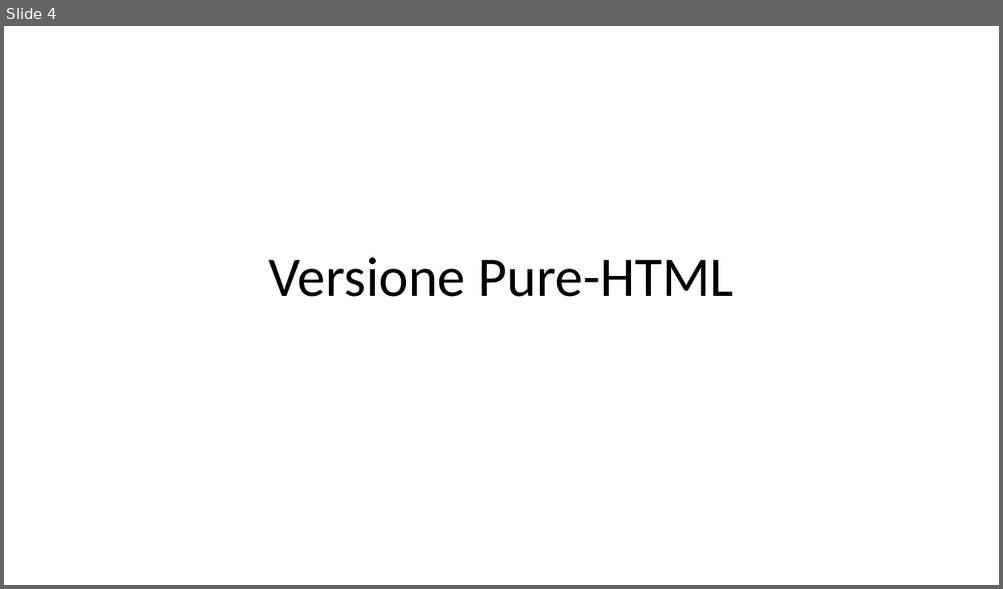
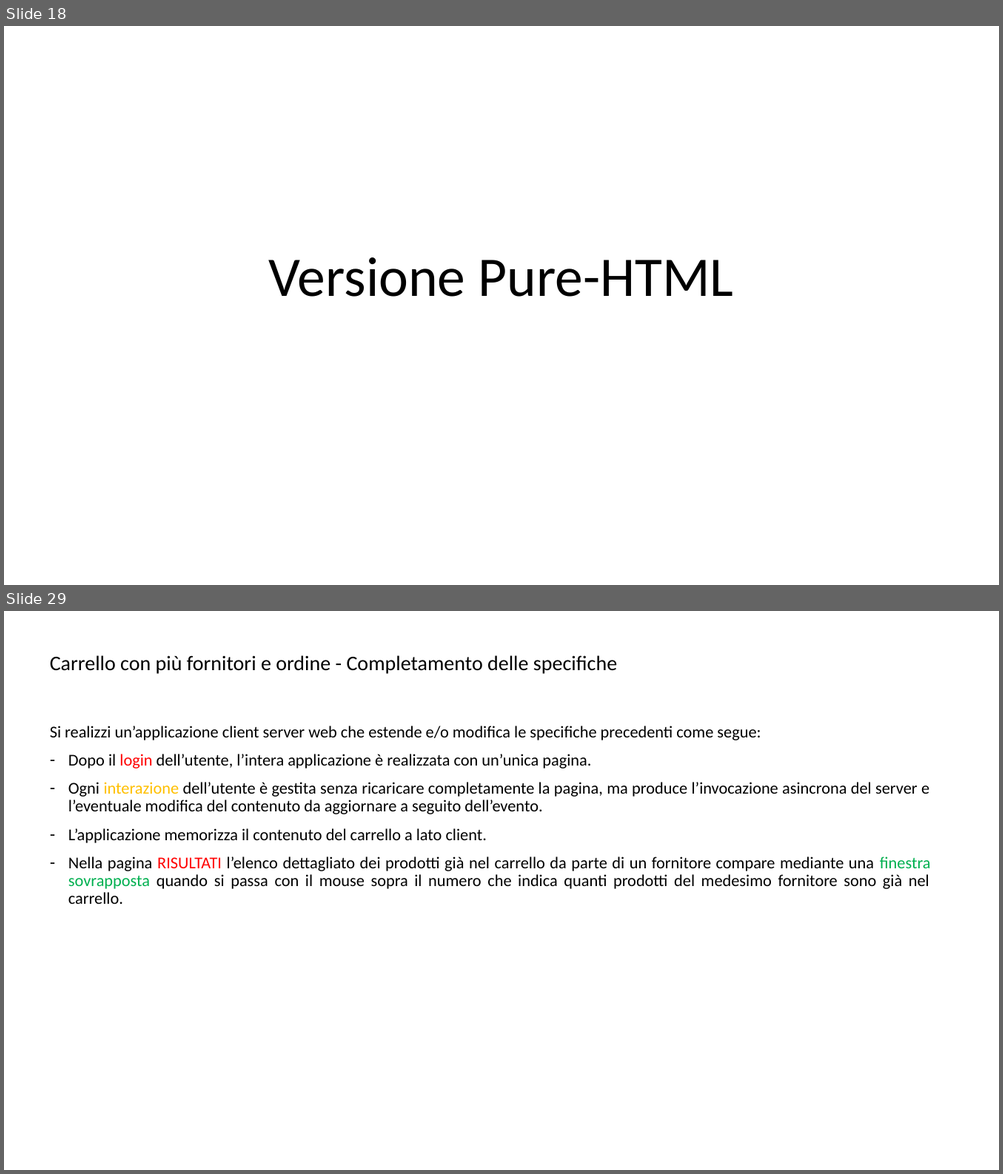
Before and after one commit to peetceenatoo/primo-sito-web, a slide deck: Progetto TIW 2023.pptx. Shown one above the other, each under a label of ours: slide 4 before the commit, slides 18 and 29 after it; the slides between them are not shown. The pictures are 1003x589 and 1003x1174 pixels, drawn with LibreOffice and Linux fonts; fonts in the diff are those of the drawing. Boxes give left, top, right and bottom in pixels: in the first picture for what was removed or moved away, otherwise in the second. Text is boxed around its words. In the diff, an @@ line names an element or a change of style, - is before the commit and + after.

```diff
--- a/Progetto TIW 2023.pptx
+++ b/Progetto TIW 2023.pptx
@@ slide 29 added at box(4, 611, 999, 1170), background #FFFFFF @@
@@ title added at box(50, 655, 617, 674), 20 pt, text #000000 @@
+Carrello con più fornitori e ordine - Completamento delle specifiche
@@ text added at box(50, 726, 930, 904), 16 pt, text #000000 @@
+Si realizzi un’applicazione client server web che estende e/o modifica le specifiche precedenti come segue:
+– Dopo il login dell’utente, l’intera applicazione è realizzata con un’unica pagina.
+– Ogni interazione dell’utente è gestita senza ricaricare completamente la pagina, ma produce l’invocazione asincrona del server e l’eventuale modifica del contenuto da aggiornare a seguito dell’evento.
+– L’applicazione memorizza il contenuto del carrello a lato client.
+– Nella pagina RISULTATI l’elenco dettagliato dei prodotti già nel carrello da parte di un fornitore compare mediante una finestra sovrapposta quando si passa con il mouse sopra il numero che indica quanti prodotti del medesimo fornitore sono già nel carrello.
@@ what was slide 4 is now slide 18 @@
```
Also in this commit, not shown: 1 slide changed, 33 other slides added.
